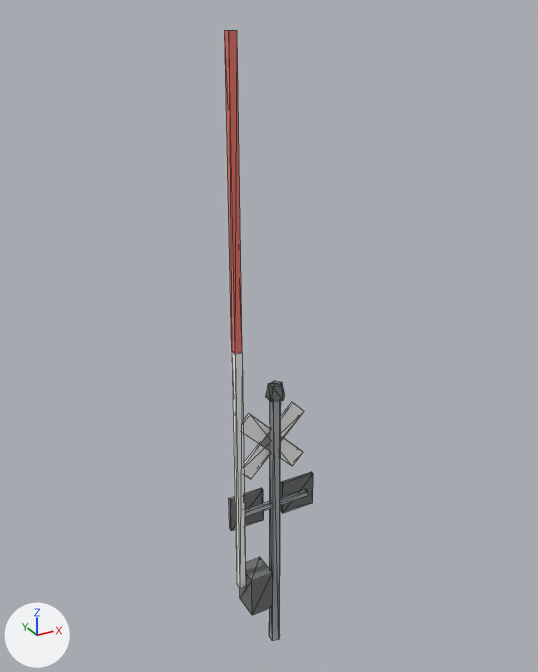
Two versions of the glTF model web/public/models/crossing-gate-2-far.glb, one commit apart.
One viewpoint serves both versions: a camera (50 mm lens) standing at (-0.492, -0.874, 1.024) and looking at (0.006, 0.032, 0.571). Every picture has the same lights, and +X, +Y and +Z are marked at lower left. The older version comes first. Mesh edges are drawn as thin lines. Vertices at exactly the same position are counted once.

Script lines for the objects in view, before the commit:
```python
me_crossing_gate_2_far = bpy.data.meshes.new('crossing-gate-2-far')
me_crossing_gate_2_far.from_pydata(...)  # 99 vertices, 160 faces; spans x -0.076..0.076, y -0.022..0.022, z 0.0..1.0
# faces by material slot: [32, 56, 36, 24, 12]
me_crossing_gate_2_far.materials.append(mat_metal)  # grey #adb3b6
me_crossing_gate_2_far.materials.append(mat_housing)  # grey #6f7373
me_crossing_gate_2_far.materials.append(mat_lens_red)  # red #ef7c6f
me_crossing_gate_2_far.materials.append(mat_sign)  # white #fafaf8
me_crossing_gate_2_far.materials.append(mat_tape)  # white #f9f9f7
ob_crossing_gate_2_far = bpy.data.objects.new('crossing-gate-2-far', me_crossing_gate_2_far)
ob_crossing_gate_2_far.location = (0.0, 0.0, 0.0)
```
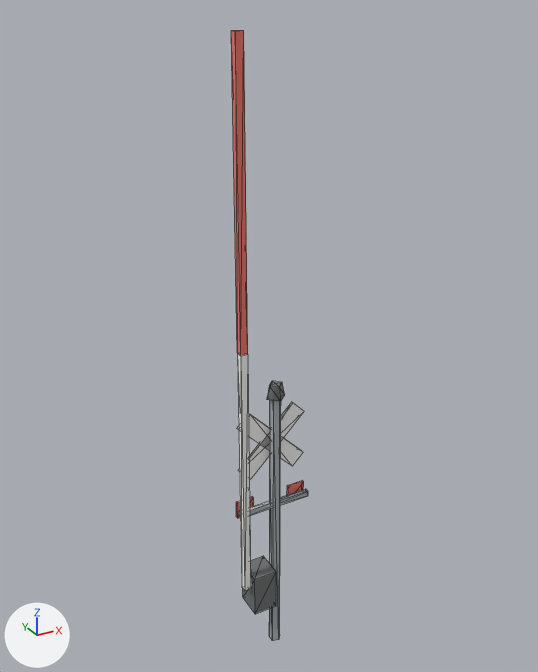
The edits, one by one:
me_crossing_gate_2_far is used by ob_crossing_gate_2_far; location (0.0, 0.0, 0.0).
me_crossing_gate_2_far had 99 vertices, 160 faces and spanned x -0.076..0.076, y -0.022..0.022, z 0.0..1.0.
me_crossing_gate_2_far now has 81 vertices, 116 faces and spans x -0.065..0.062, y -0.022..0.022, z 0.0..1.0.
me_crossing_gate_2_far part 1: the loose piece of 8 vertices spanning x -0.056..-0.017, y -0.022..0.022, z 0.096..0.169 is moved by (0.006, 0.0, 0.0).
me_crossing_gate_2_far part 2: the loose piece of 12 vertices spanning x -0.07..-0.058, y -0.006..0.006, z 0.146..1.0 is moved by (0.004, -0.009, 0.0).
me_crossing_gate_2_far part 3: the loose piece of 8 vertices spanning x -0.076..-0.018, y 0.007..0.013, z 0.257..0.316 is deleted.
me_crossing_gate_2_far part 4: the loose piece of 8 vertices spanning x 0.018..0.076, y 0.007..0.013, z 0.257..0.316 is deleted.
Part 5, on me_crossing_gate_2_far:
4 vertices are removed from x -0.013..-0.009, y -0.009..0.009, z 0.483..0.506.
32 faces are deleted.
4 vertices move from x 0.003..0.005, y -0.015..0.015, z 0.483..0.506 to x 0.0, y -0.016..0.016, z 0.483..0.506.
2 vertices are added at (-0.011, 0.0, 0.506), (-0.016, 0.0, 0.483).
8 new faces join them, mat_housing (grey #6f7373).
4 new faces join them, mat_sign (white #fafaf8).

Pixel boxes [x1, y1, x2, y2] of what changed, in the pictures (538 x 672 px; the box of a moved part takes in the faces that stretch with it):
'crossing-gate-2-far', reshaped (12% narrower)
    before: [225, 30, 313, 641]
    after: [231, 30, 308, 641]
part 1 of me_crossing_gate_2_far, moved or reshaped
    before: [240, 557, 273, 615]
    after: [243, 556, 276, 614]
part 2 of me_crossing_gate_2_far, moved or reshaped
    before: [225, 30, 246, 588]
    after: [231, 30, 251, 591]
part 3 of me_crossing_gate_2_far, deleted
    before: [229, 488, 264, 531]
part 4 of me_crossing_gate_2_far, deleted
    before: [281, 472, 313, 513]
part 5 of me_crossing_gate_2_far, reshaped
    before: [243, 381, 304, 479]
    after: [238, 381, 304, 479]
